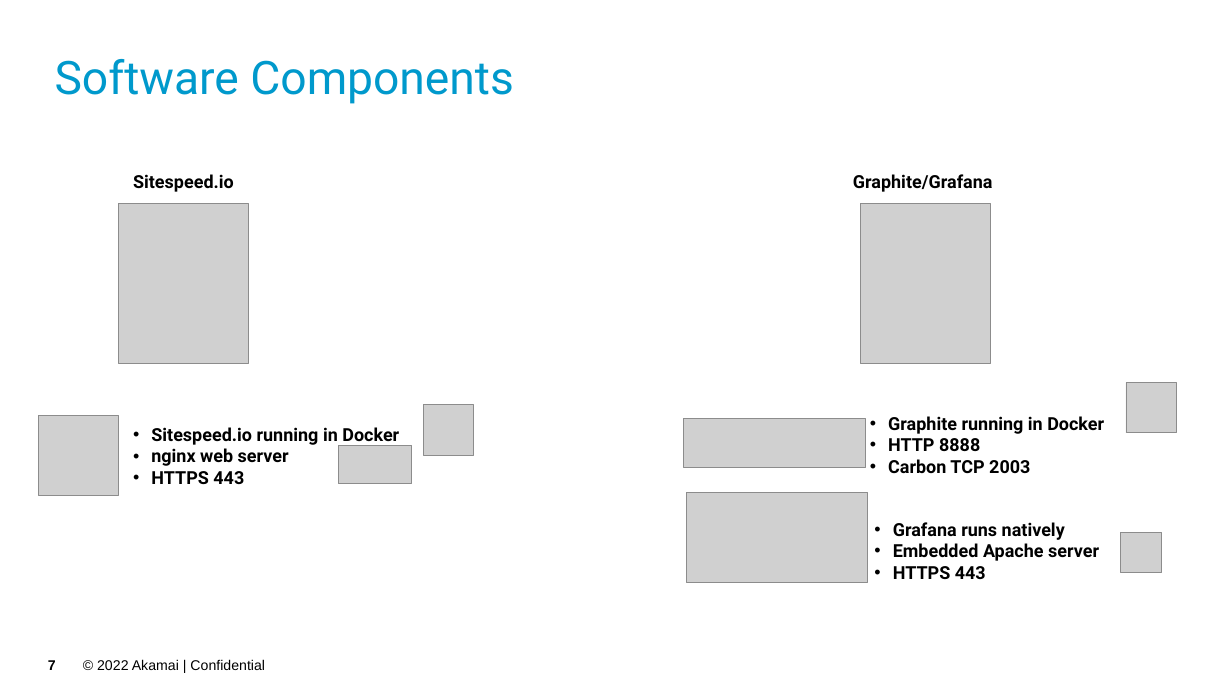
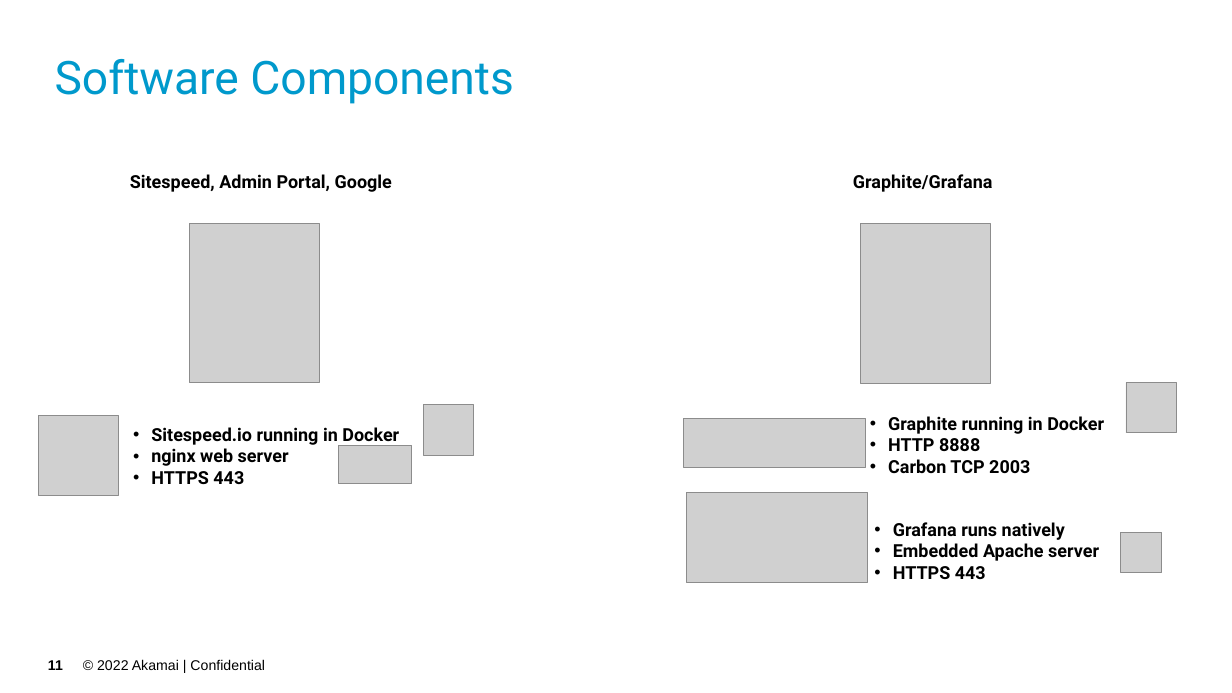
Before and after one commit to akamai-consulting/sitespeed, a slide deck: slide 11 of Info/Overview.pptx (slide 7 before the commit). Drawn at 1232x693 pixels with LibreOffice and Linux fonts; fonts in the diff are those of the drawing; grey boxes stand for pictures; background and template pictures are left out. Boxes give left, top, right and bottom in pixels: in the first picture for what was removed or moved away, otherwise in the second. Text is boxed around its words. In the diff, an @@ line names an element or a change of style, - is before the commit and + after.

```diff
--- a/Info/Overview.pptx
+++ b/Info/Overview.pptx
@@ text at (x1=130, y1=174, x2=392, y2=192): text changed @@
-Sitespeed.io
+Sitespeed, Admin Portal, Google
@@ picture moved from (x1=118, y1=203, x2=249, y2=363) to (x1=189, y1=223, x2=320, y2=383) @@
@@ picture moved from (x1=860, y1=203, x2=991, y2=363) to (x1=860, y1=224, x2=991, y2=384) @@
@@ page number at (x1=48, y1=660, x2=63, y2=670): text changed @@
-7
+11
```
Also in this commit, not shown: 5 other slides changed, 3 slides added, 6 slides removed.
